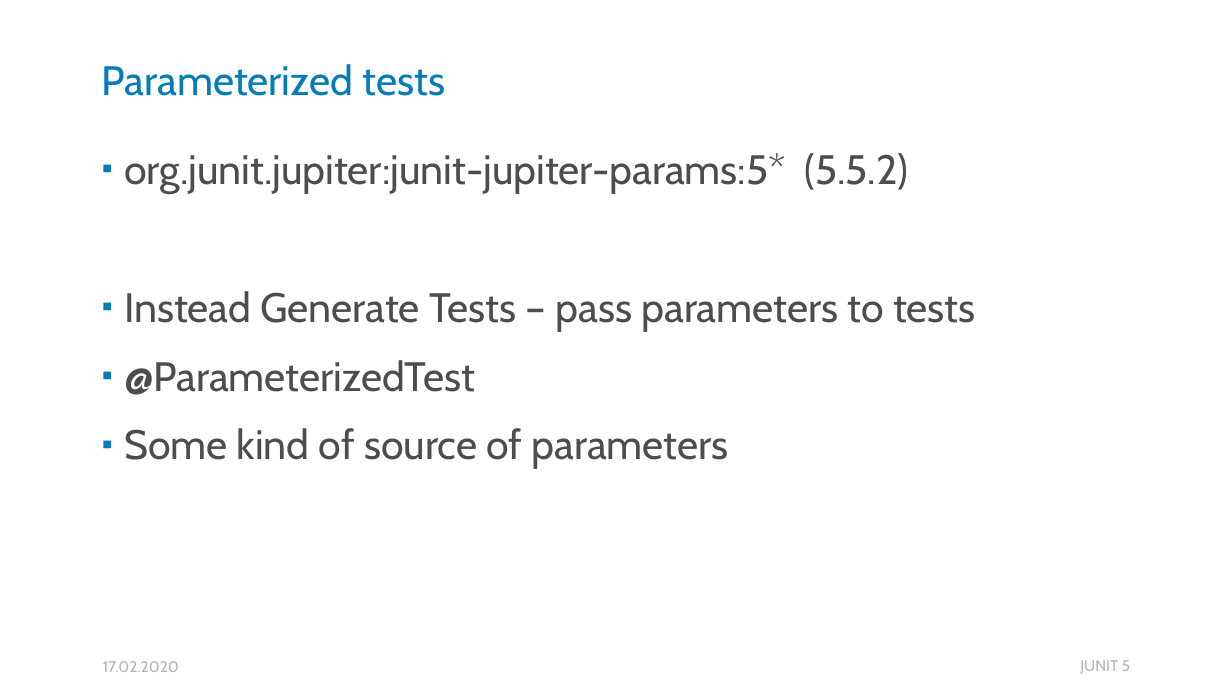
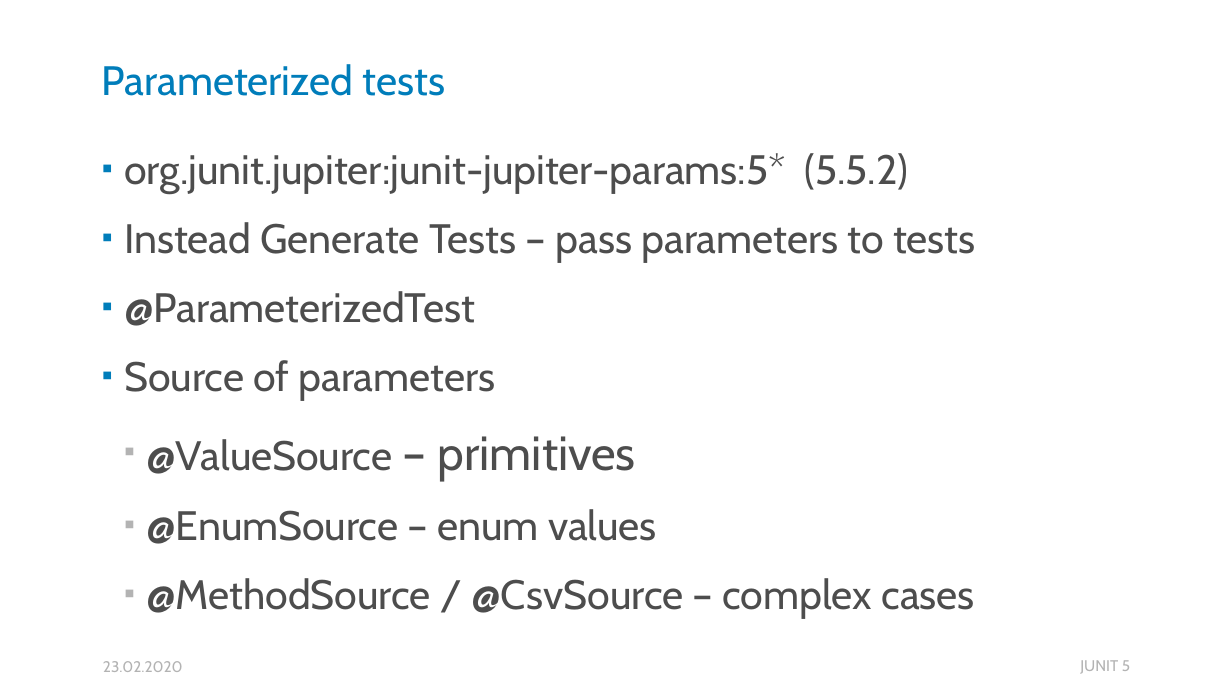
Before and after one commit to HellSpawn287/pf-presentations, a slide deck: slide 16 of ZJAVA/Junit5/Junit5 - ZJAVA.pptx. Drawn at 1232x693 pixels with LibreOffice and Linux fonts; fonts in the diff are those of the drawing. Boxes give left, top, right and bottom in pixels: in the first picture for what was removed or moved away, otherwise in the second. Text is boxed around its words. In the diff, an @@ line names an element or a change of style, - is before the commit and + after.

```diff
--- a/ZJAVA/Junit5/Junit5 - ZJAVA.pptx
+++ b/ZJAVA/Junit5/Junit5 - ZJAVA.pptx
@@ text at (124,360,974,619): text changed @@
-▪ Some kind of source of parameters
+▪ Source of parameters
+  ▪ @ValueSource – primitives
+  ▪ @EnumSource – enum values
+  ▪ @MethodSource / @CsvSource – complex cases
@@ text at (103,661,183,672): text changed @@
-17.02.2020
+23.02.2020
```
Also in this commit, not shown: 17 other slides changed, 2 other files.
